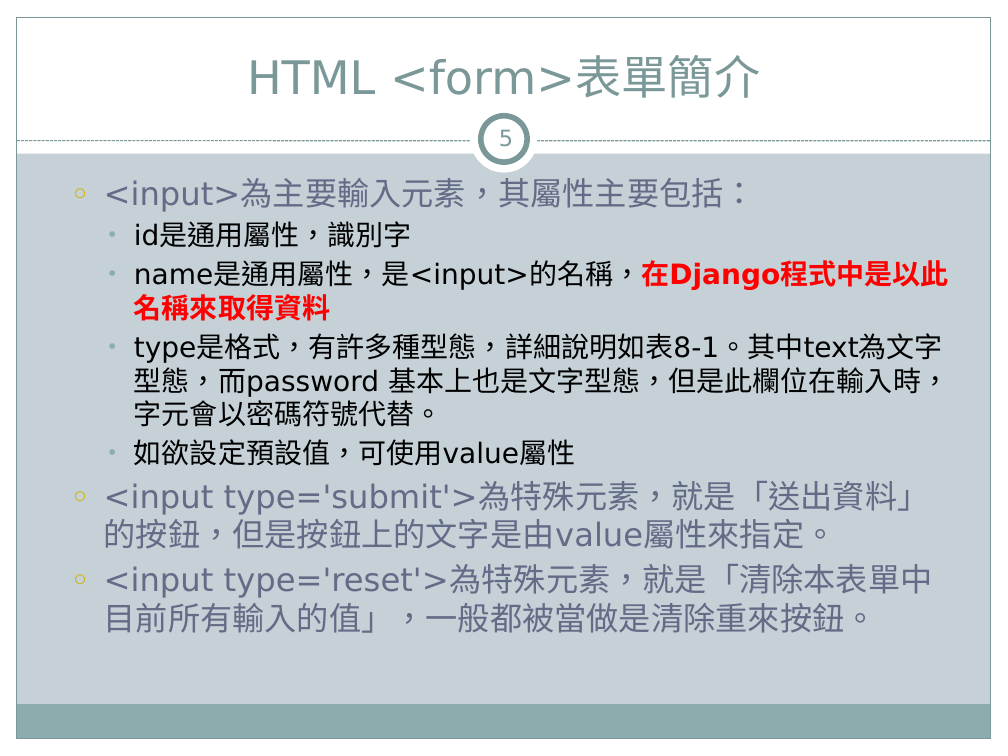
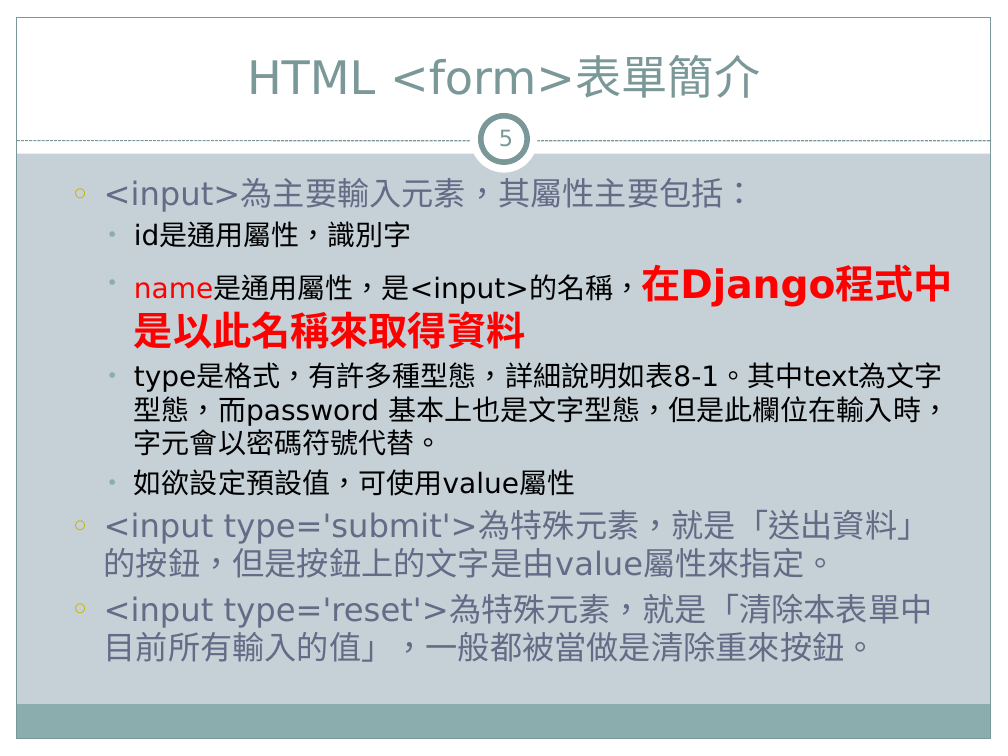
Before and after one commit to jacktea88/406django, a slide deck: slide 5 of ch08/Django4-ch08.pptx. Drawn at 1008x756 pixels with LibreOffice and Linux fonts; fonts in the diff are those of the drawing. Boxes give left, top, right and bottom in pixels: in the first picture for what was removed or moved away, otherwise in the second. Text is boxed around its words. In the diff, an @@ line names an element or a change of style, - is before the commit and + after.

```diff
--- a/ch08/Django4-ch08.pptx
+++ b/ch08/Django4-ch08.pptx
@@ text at (134, 264, 953, 307): size 20 to 28 pt, text colour #000000 to #FF0000 in "name是通用屬性，是<input>的名稱，在Django程式中是以此名稱來取得資料" @@
```
Also in this commit, not shown: 14 other slides changed.
